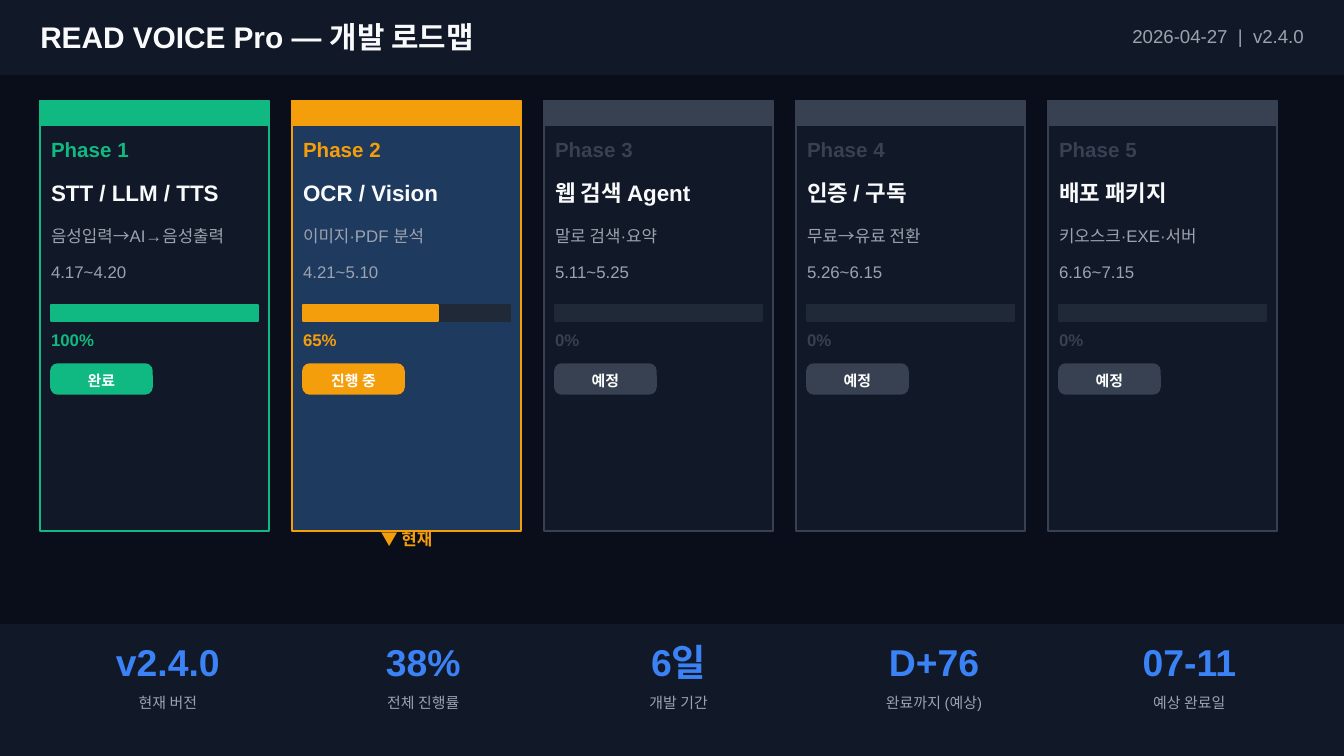
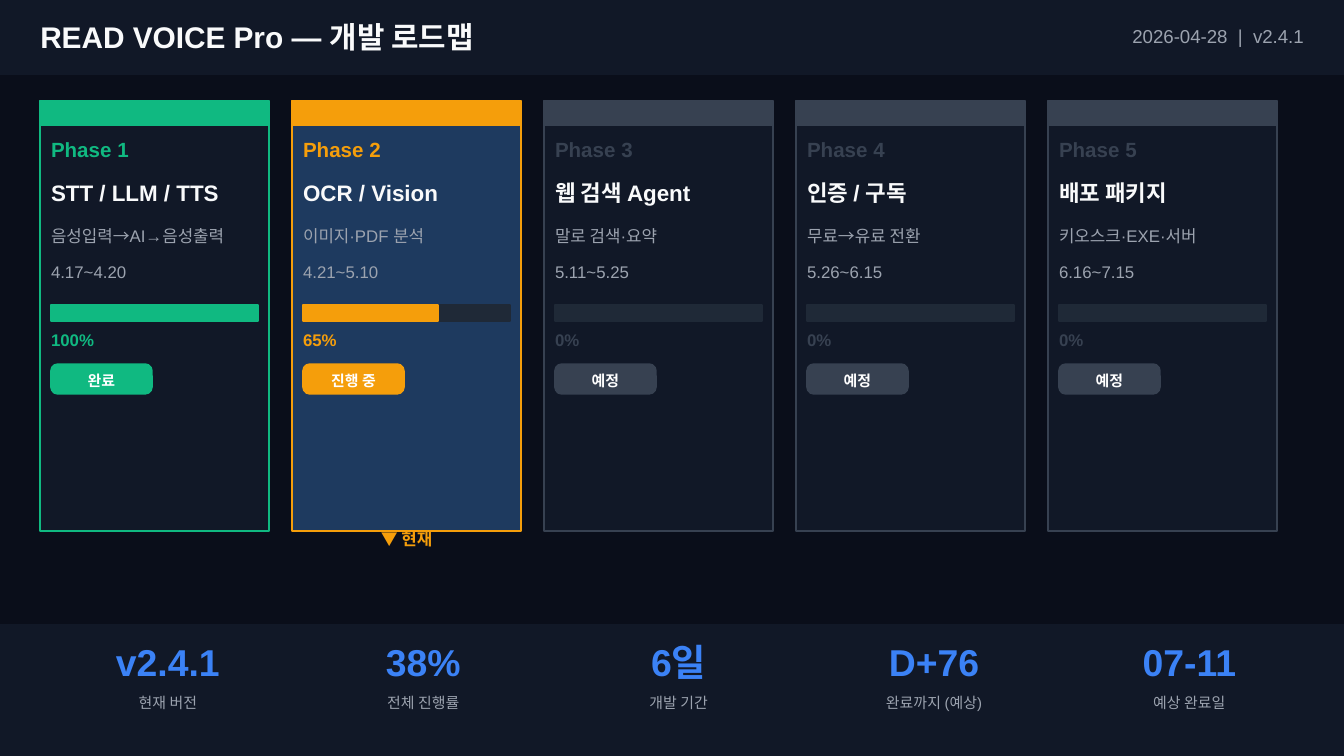
Before and after one commit to nantashin/readvoice-mvp, a slide deck: slide 1 of docs/daily-reports/roadmap_20260428.pptx. Drawn at 1344x756 pixels with LibreOffice and Linux fonts; fonts in the diff are those of the drawing. Boxes give left, top, right and bottom in pixels: in the first picture for what was removed or moved away, otherwise in the second. Text is boxed around its words. In the diff, an @@ line names an element or a change of style, - is before the commit and + after.

```diff
--- a/docs/daily-reports/roadmap_20260428.pptx
+++ b/docs/daily-reports/roadmap_20260428.pptx
@@ text at bbox=[1132, 30, 1304, 43]: text changed @@
-2026-04-27 | v2.4.0
+2026-04-28 | v2.4.1
@@ text at bbox=[116, 650, 220, 676]: text changed @@
-v2.4.0
+v2.4.1
```
Also in this commit, not shown: 1 other slide changed, 19 other files.
